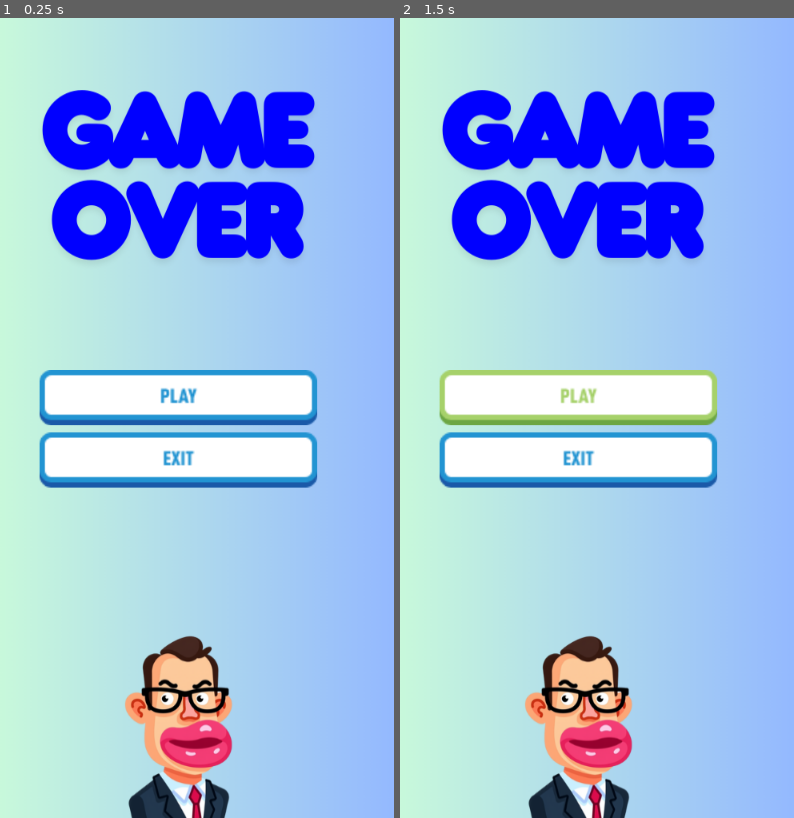
Above: before the commit, frames 1-2 (left to right).
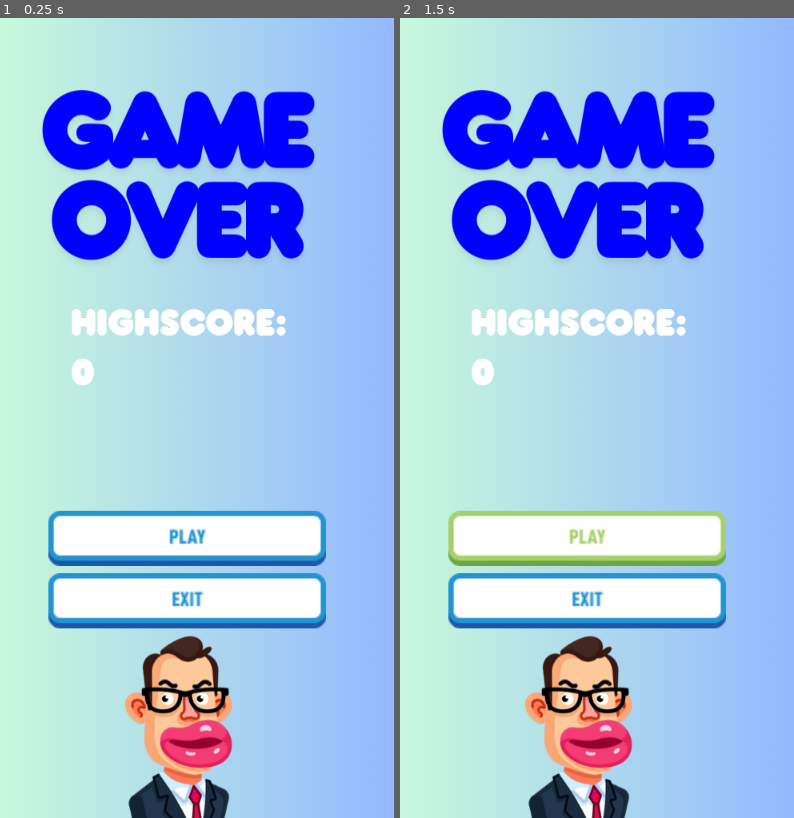
Above: after the commit, the same moments.

Repository: TeljeJedno/GGJ2025
Game: Godot game, scene res://Scenes/GameOver.tscn
Same seed, same stepped clock (60 frames per second), same inputs: the game is played once before the commit and once after it. This scene is started directly instead of the project's main scene.
Inputs (mouse positions are in pixels of both pictures, inside the frame that each line leads up to; where the layout moved, square brackets give the same spot in the first picture):
- Up to frame 1 (0.25 s): no input
- Up to frame 2 (1.5 s): click (589, 538) [577, 394] at 0.5 s; click (589, 538) [577, 394] at 1.25 s

The runs differ from the first frame. In frame 1, 20% of the frame differs, in the area x 9-83%, y 36-77%; in frame 2, 21%.

Commit message:
Game Over

Diff:
--- a/Scenes/GameOver.tscn
+++ b/Scenes/GameOver.tscn
@@ -1,7 +1,8 @@
-[gd_scene load_steps=6 format=3 uid="uid://bi87v5f473bxy"]
+[gd_scene load_steps=7 format=3 uid="uid://bi87v5f473bxy"]
 
 [ext_resource type="Texture2D" uid="uid://ceioukdc45n26" path="res://Assets/UI/game_over.png" id="1_3fevf"]
 [ext_resource type="Texture2D" uid="uid://dlr1r80w7lycw" path="res://Assets/UI/blue_play.png" id="2_52043"]
+[ext_resource type="FontFile" uid="uid://dohi4i83rvicy" path="res://Assets/UI/Franxurter-w11D9.ttf" id="2_js3t7"]
 [ext_resource type="Texture2D" uid="uid://63h4n1d63hcm" path="res://Assets/UI/play_hover.png" id="3_20kuo"]
 [ext_resource type="Texture2D" uid="uid://c6i5m80vd2rmb" path="res://Assets/UI/blue_exit.png" id="4_6y21y"]
 [ext_resource type="Texture2D" uid="uid://dfnrmq886b2og" path="res://Assets/UI/exit_hover.png" id="5_s7vor"]
@@ -25,6 +26,17 @@
 texture = ExtResource("1_3fevf")
 expand_mode = 1
 
+[node name="Label" type="Label" parent="Panel"]
+layout_mode = 0
+offset_left = 136.0
+offset_top = 350.0
+offset_right = 426.0
+offset_bottom = 509.0
+theme_override_fonts/font = ExtResource("2_js3t7")
+theme_override_font_sizes/font_size = 57
+text = "Highscore:
+0"
+
 [node name="VBoxContainer" type="VBoxContainer" parent="."]
 layout_mode = 1
 anchors_preset = 8
@@ -32,10 +44,10 @@
 anchor_top = 0.5
 anchor_right = 0.5
 anchor_bottom = 0.5
-offset_left = -173.0
-offset_top = -60.0
-offset_right = 174.0
-offset_bottom = 87.0
+offset_left = -162.0
+offset_top = 116.0
+offset_right = 185.0
+offset_bottom = 263.0
 grow_horizontal = 2
 grow_vertical = 2
 theme_override_constants/separation = 9
Binary file added: Assets/UI/Franxurter-w11D9.ttf
Not shown, added: Assets/UI/Franxurter-w11D9.ttf.import
Binary file removed: Assets/mainmenutexture.png
Not shown, removed: Assets/mainmenutexture.png.import
